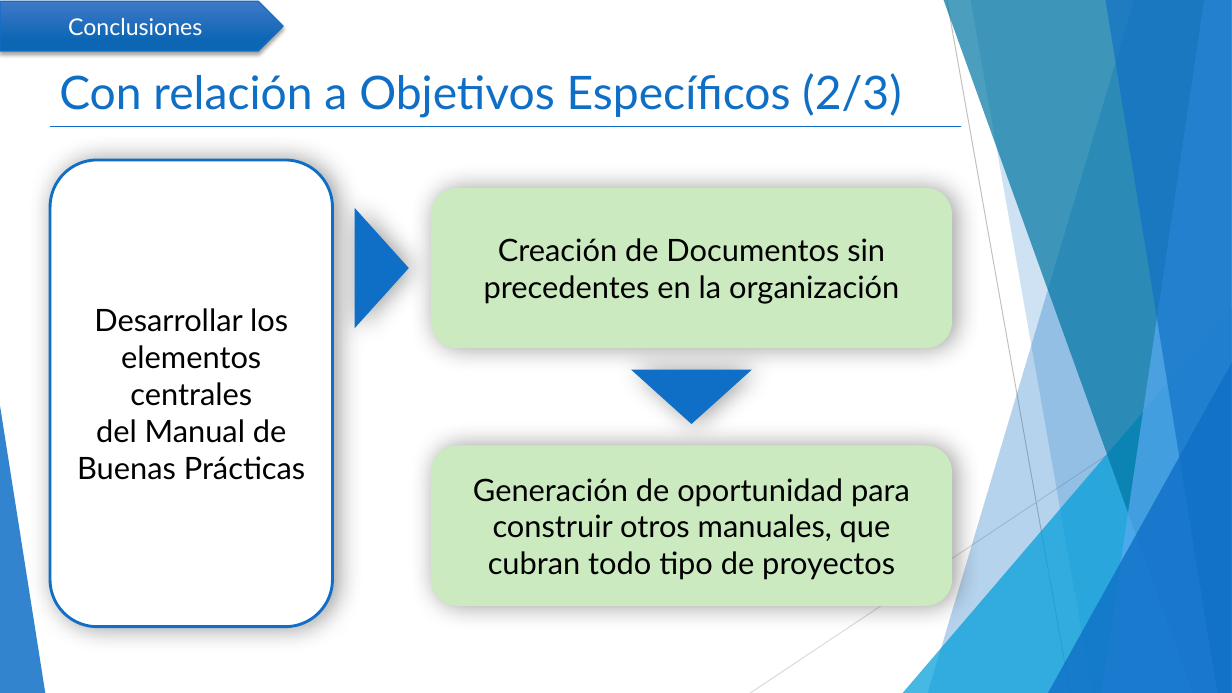
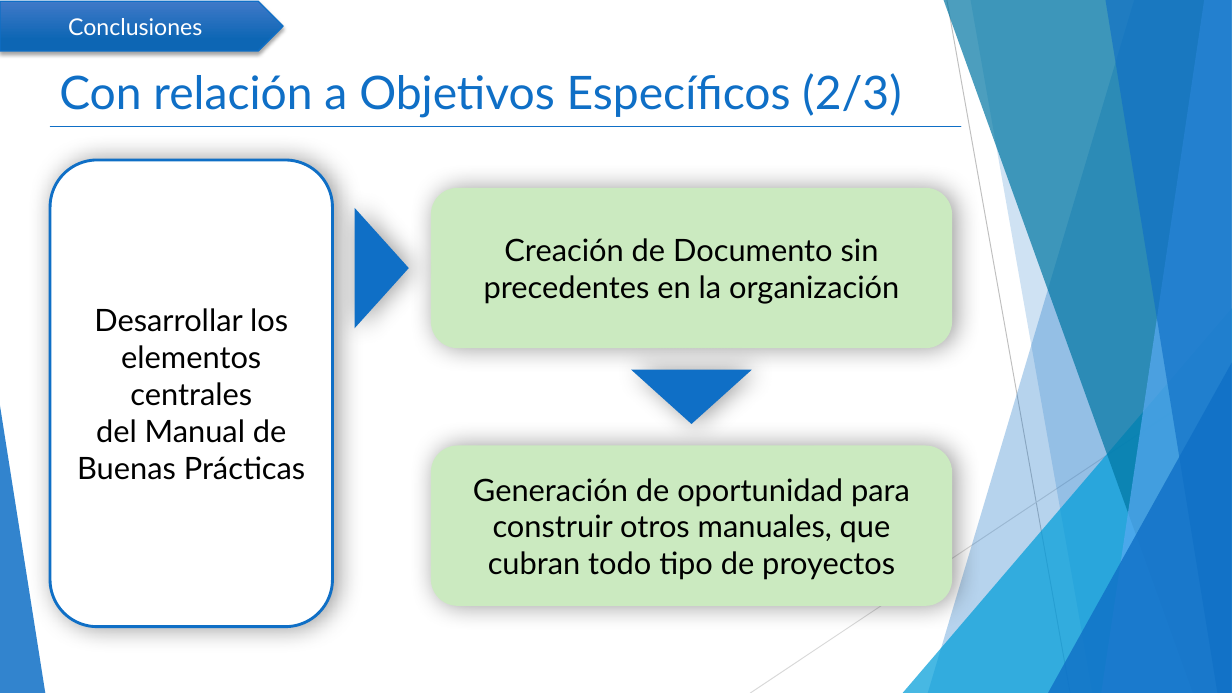
Before and after one commit to mcamara75/tituloUnap, a slide deck: slide 15 of 2018/TT IQQ 2018 Camara y Garay.pptx. Drawn at 1232x693 pixels with LibreOffice and Linux fonts; fonts in the diff are those of the drawing. Boxes give left, top, right and bottom in pixels: in the first picture for what was removed or moved away, otherwise in the second. Text is boxed around its words. In the diff, an @@ line names an element or a change of style, - is before the commit and + after.

```diff
--- a/2018/TT IQQ 2018 Camara y Garay.pptx
+++ b/2018/TT IQQ 2018 Camara y Garay.pptx
@@ text in rounded rectangle at [484,238,899,304]: text changed @@
-Creación de Documentos sin precedentes en la organización
+Creación de Documento sin precedentes en la organización
```
Also in this commit, not shown: 1 other slide changed.
